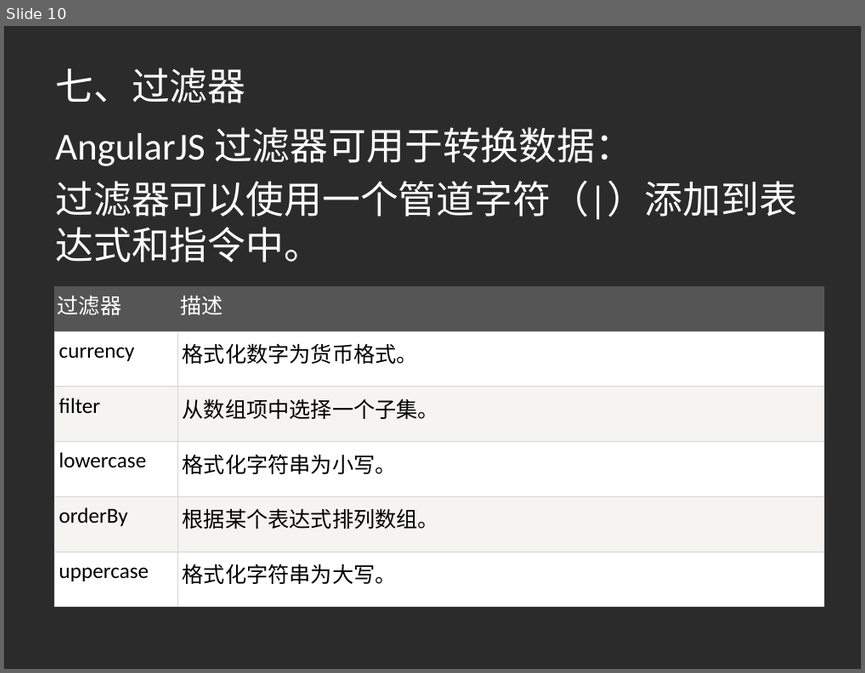
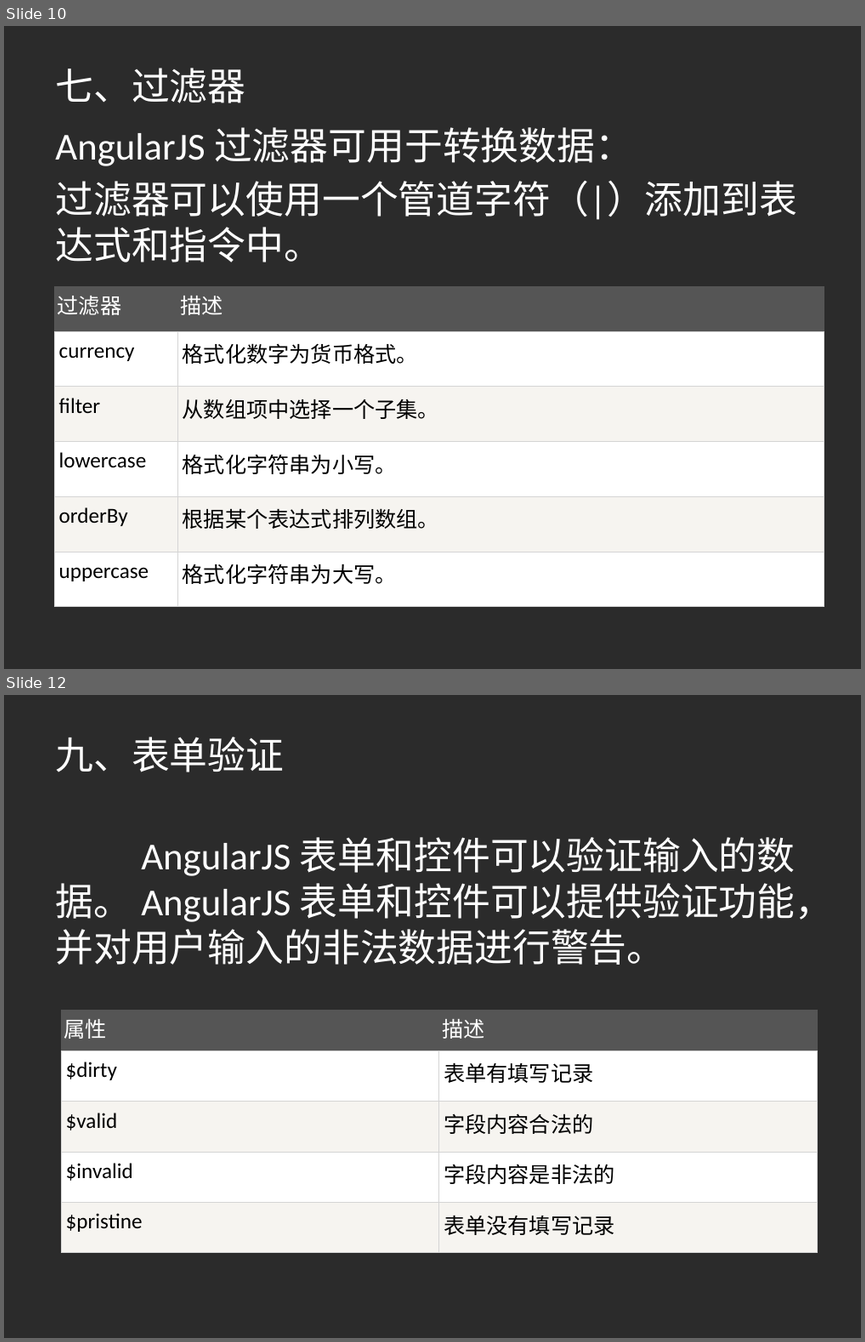
Before and after one commit to zhengqi900/angular, a slide deck: AngularJS.pptx. Shown one above the other, each under a label of ours: slide 10 before the commit, slides 10 and 12 after it; the slides between them are not shown. The pictures are 865x673 and 865x1342 pixels, drawn with LibreOffice and Linux fonts; fonts in the diff are those of the drawing; background and template pictures are left out; a plain dark background stands for a picture behind light text. Boxes give left, top, right and bottom in pixels: in the first picture for what was removed or moved away, otherwise in the second. Text is boxed around its words. In the diff, an @@ line names an element or a change of style, - is before the commit and + after.

```diff
--- a/AngularJS.pptx
+++ b/AngularJS.pptx
@@ slide 12 added at (x1=4, y1=695, x2=861, y2=1338), background picture (left out) @@
@@ title added at (x1=55, y1=737, x2=284, y2=772), 32 pt, text #FFFFFF @@
+九、表单验证
@@ text added at (x1=55, y1=837, x2=833, y2=964), 32 pt, text #FFFFFF @@
+AngularJS 表单和控件可以验证输入的数据。 AngularJS 表单和控件可以提供验证功能，并对用户输入的非法数据进行警告。
@@ table added at (x1=62, y1=1009, x2=817, y2=1252), 5 rows, 2 columns @@
+属性 | 描述
+$dirty | 表单有填写记录
+$valid | 字段内容合法的
+$invalid | 字段内容是非法的
+$pristine | 表单没有填写记录
```
Also in this commit, not shown: 1 slide changed, 2 other slides added, 1 other file.
